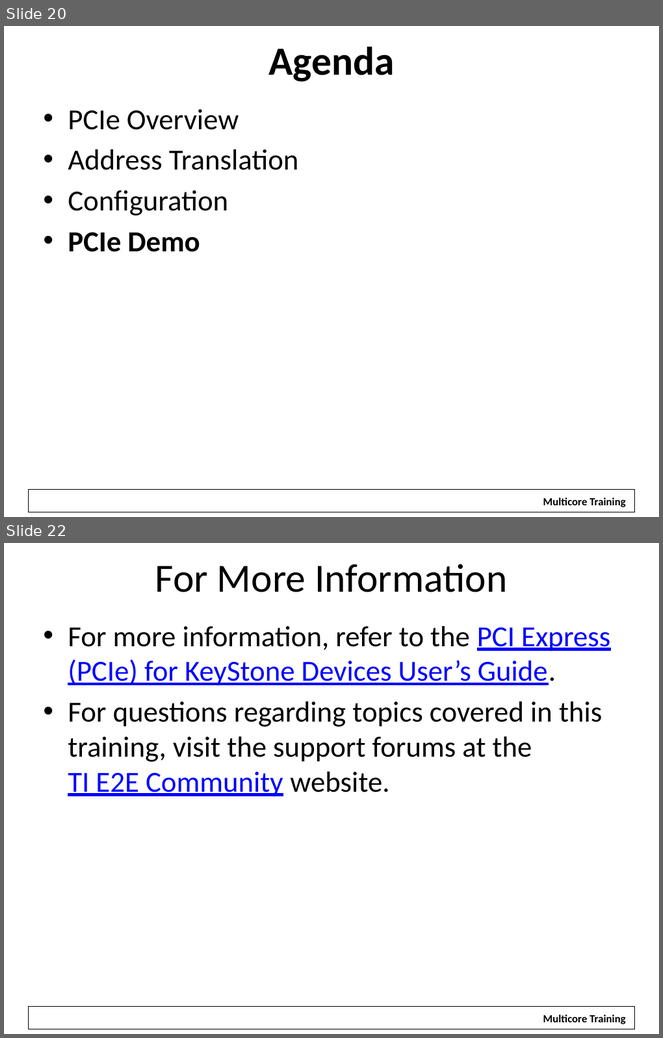
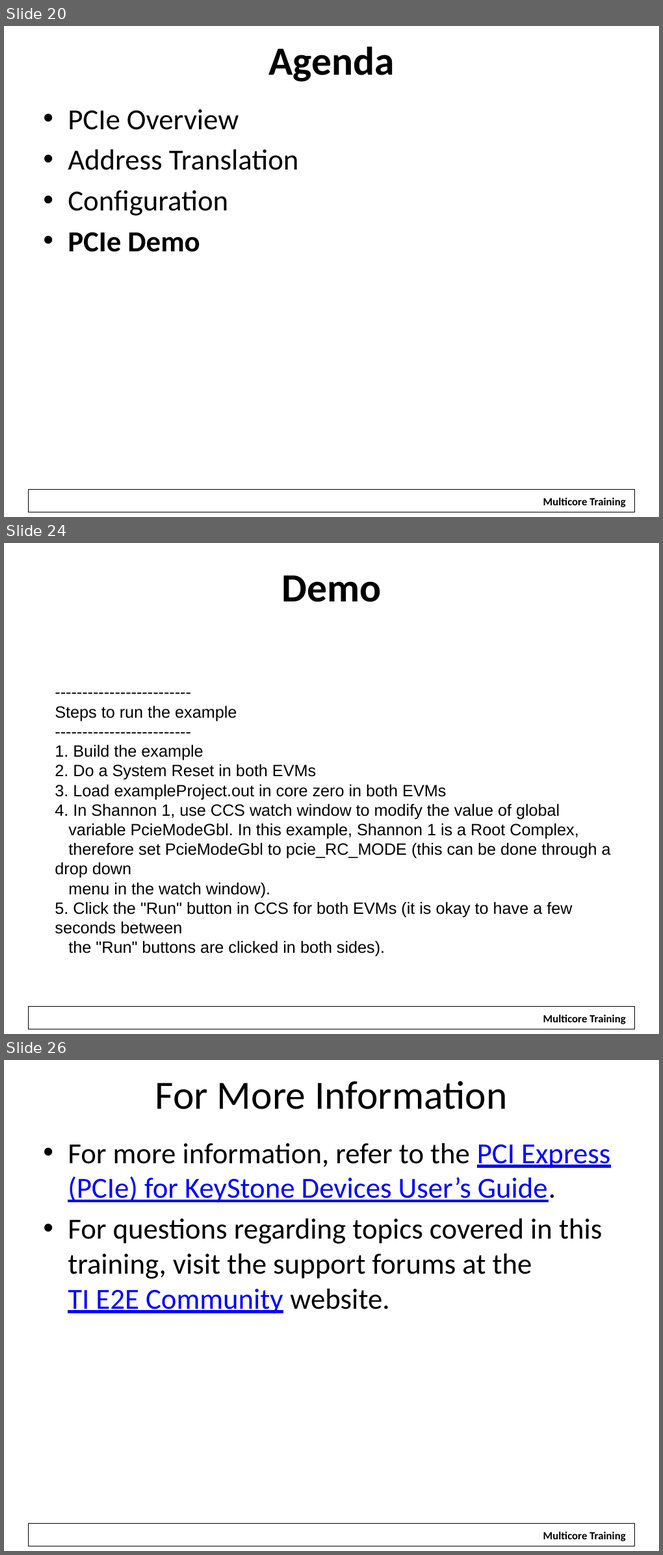
Before and after one commit to hari1989/keystone-workshop, a slide deck: slides/KeyStone PCI Express.pptx. Shown one above the other, each under a label of ours: slides 20 and 22 before the commit, slides 20, 24 and 26 after it; the slides between them are not shown. The pictures are 663x1038 and 663x1555 pixels, drawn with LibreOffice and Linux fonts; fonts in the diff are those of the drawing; background and template pictures are left out. Boxes give left, top, right and bottom in pixels: in the first picture for what was removed or moved away, otherwise in the second. Text is boxed around its words. In the diff, an @@ line names an element or a change of style, - is before the commit and + after.

Commit message:
Adding example readme file

```diff
--- a/slides/KeyStone PCI Express.pptx
+++ b/slides/KeyStone PCI Express.pptx
@@ slide 24 added at (x1=4, y1=543, x2=659, y2=1034), background #FFFFFF; not listed: 2 template elements that a slide beside it also shows @@
@@ title added at (x1=282, y1=575, x2=381, y2=602), 44 pt, text #000000, bold @@
+Demo
@@ text added at (x1=55, y1=705, x2=611, y2=957), 18 pt, text #000000 @@
+-------------------------
+Steps to run the example
+-------------------------
+1. Build the example
+2. Do a System Reset in both EVMs
+3. Load exampleProject.out in core zero in both EVMs
+4. In Shannon 1, use CCS watch window to modify the value of global
+variable PcieModeGbl. In this example, Shannon 1 is a Root Complex,
+therefore set PcieModeGbl to pcie_RC_MODE (this can be done through a drop down
+menu in the watch window).
+5. Click the "Run" button in CCS for both EVMs (it is okay to have a few seconds between
+the "Run" buttons are clicked in both sides).
@@ what was slide 22 is now slide 26 @@
```
Also in this commit, not shown: 1 slide changed, 3 other slides added.
